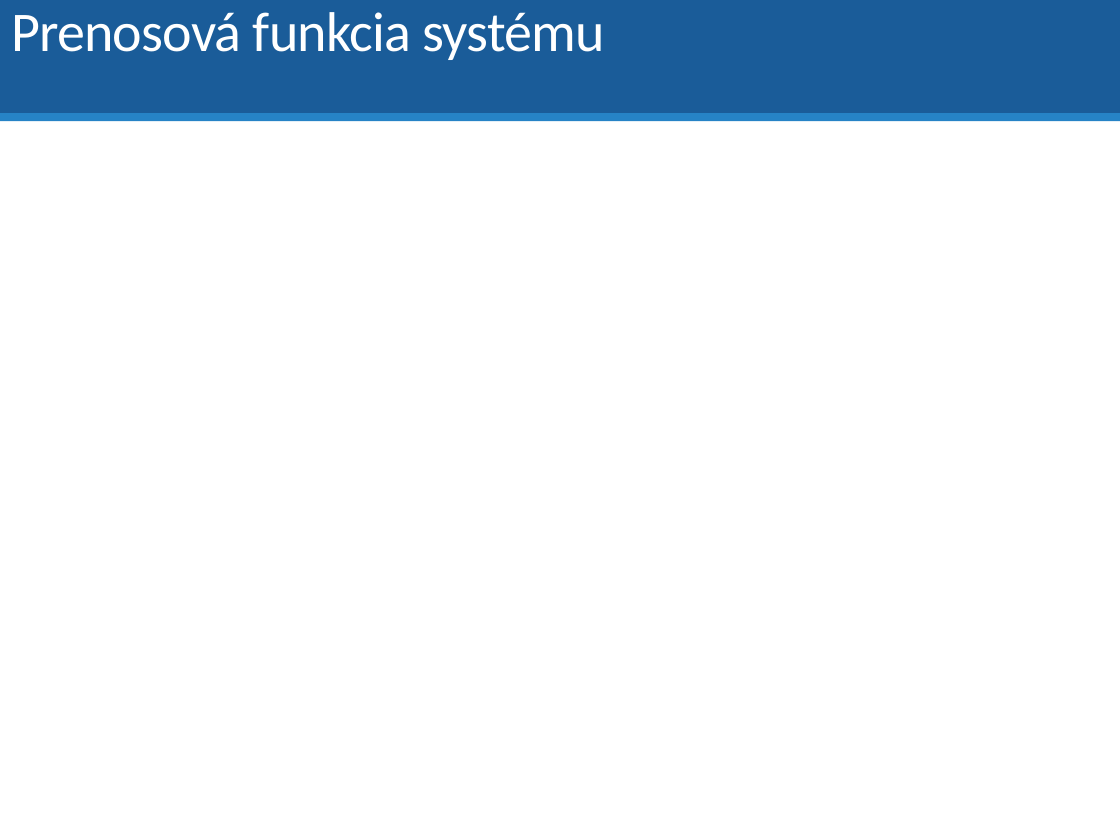
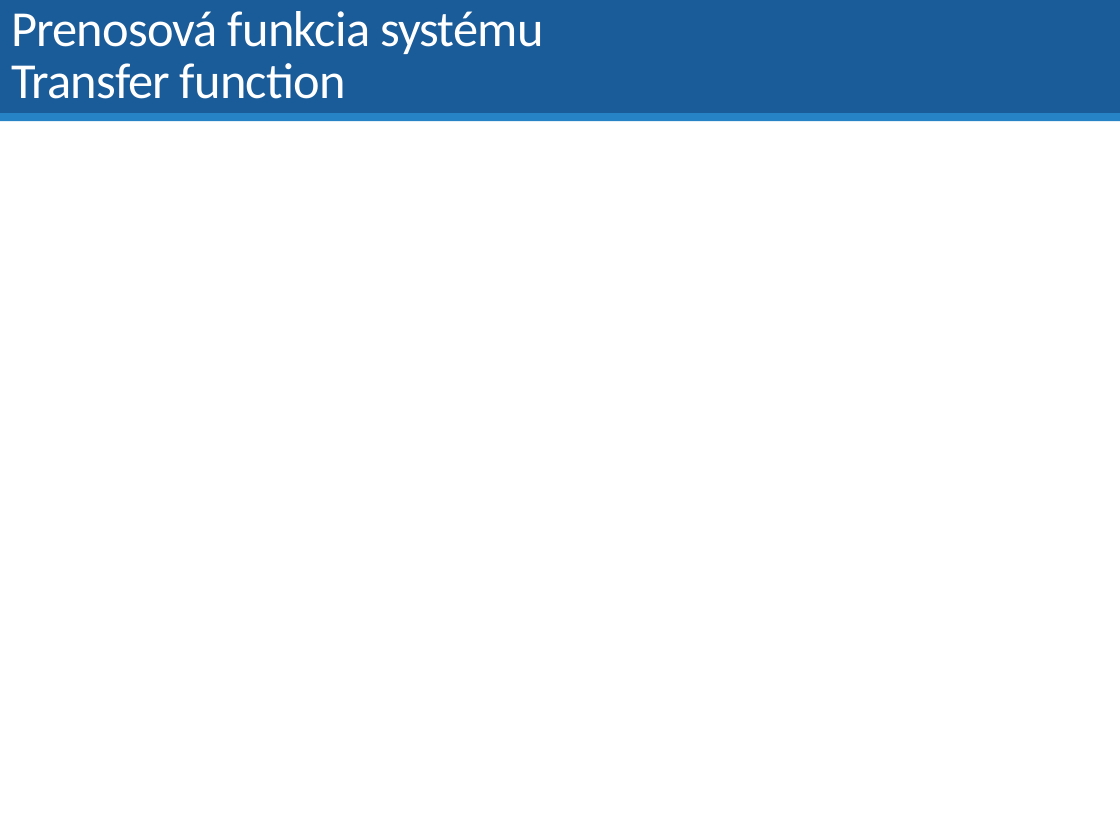
Before and after one commit to dodekm/TeamProjektKybernetika, a slide deck: slide 29 of Nove prednasky/P01_dynamika_dif_rovnice_LPT_prenosova_funkcia_modelovanie.pptx (slide 32 before the commit). Drawn at 1120x840 pixels with LibreOffice and Linux fonts; fonts in the diff are those of the drawing; grey boxes stand for pictures. Boxes give left, top, right and bottom in pixels: in the first picture for what was removed or moved away, otherwise in the second. Text is boxed around its words. In the diff, an @@ line names an element or a change of style, - is before the commit and + after.

```diff
--- a/Nove prednasky/P01_dynamika_dif_rovnice_LPT_prenosova_funkcia_modelovanie.pptx
+++ b/Nove prednasky/P01_dynamika_dif_rovnice_LPT_prenosova_funkcia_modelovanie.pptx
@@ title at box(11, 11, 544, 99): text changed; size 36 to 32.4 pt @@
-Prenosová funkcia systému
+Prenosová funkcia systému
+Transfer function
```
Also in this commit, not shown: 14 other slides changed, 6 slides added, 2 slides removed, 7 other files.
